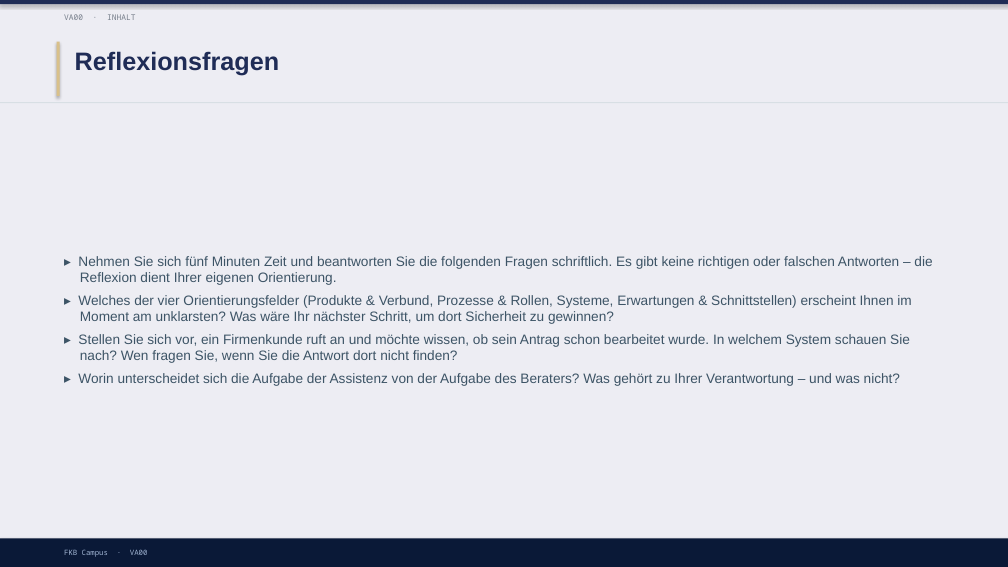
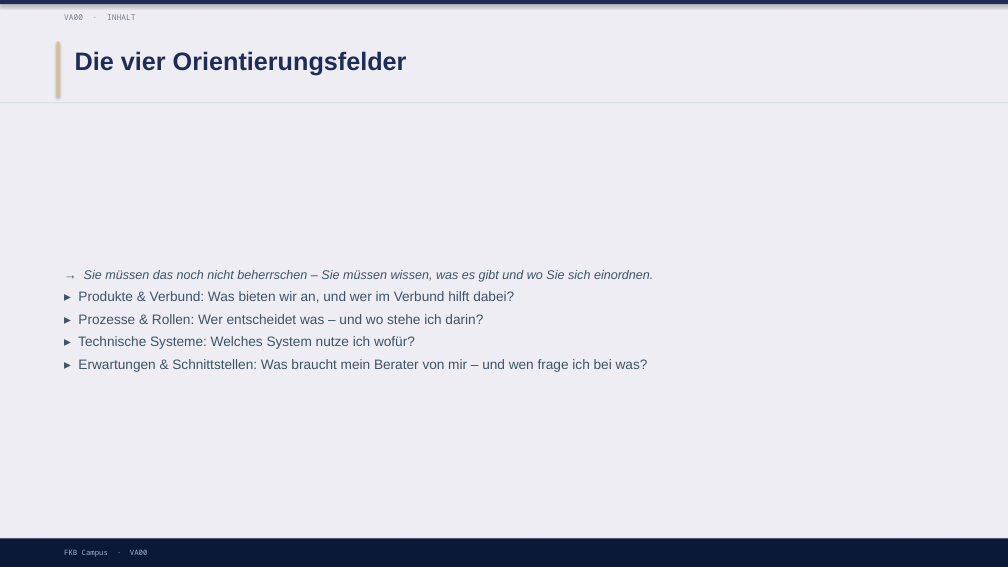
Before and after one commit to ck5rqc47pr-byte/firmenkundenakademie-online, a slide deck: slide 6 of protected-downloads/praesentation/VA00.pptx (slide 9 before the commit). Drawn at 1008x567 pixels with LibreOffice and Linux fonts; fonts in the diff are those of the drawing. Boxes give left, top, right and bottom in pixels: in the first picture for what was removed or moved away, otherwise in the second. Text is boxed around its words. In the diff, an @@ line names an element or a change of style, - is before the commit and + after.

```diff
--- a/protected-downloads/praesentation/VA00.pptx
+++ b/protected-downloads/praesentation/VA00.pptx
@@ text at (75,51,407,76): text changed @@
-Reflexionsfragen
+Die vier Orientierungsfelder
@@ text at (78,270,653,372): text changed @@
-▸ Nehmen Sie sich fünf Minuten Zeit und beantworten Sie die folgenden Fragen schriftlich. Es gibt keine richtigen oder falschen Antworten – die Reflexion dient Ihrer eigenen Orientierung.
-▸ Welches der vier Orientierungsfelder (Produkte & Verbund, Prozesse & Rollen, Systeme, Erwartungen & Schnittstellen) erscheint Ihnen im Moment am unklarsten? Was wäre Ihr nächster Schritt, um dort Sicherheit zu gewinnen?
-▸ Stellen Sie sich vor, ein Firmenkunde ruft an und möchte wissen, ob sein Antrag schon bearbeitet wurde. In welchem System schauen Sie nach? Wen fragen Sie, wenn Sie die Antwort dort nicht finden?
-▸ Worin unterscheidet sich die Aufgabe der Assistenz von der Aufgabe des Beraters? Was gehört zu Ihrer Verantwortung – und was nicht?
+→ Sie müssen das noch nicht beherrschen – Sie müssen wissen, was es gibt und wo Sie sich einordnen.
+▸ Produkte & Verbund: Was bieten wir an, und wer im Verbund hilft dabei?
+▸ Prozesse & Rollen: Wer entscheidet was – und wo stehe ich darin?
+▸ Technische Systeme: Welches System nutze ich wofür?
+▸ Erwartungen & Schnittstellen: Was braucht mein Berater von mir – und wen frage ich bei was?
```
Also in this commit, not shown: 2 other slides changed, 9 slides added, 2 slides removed, 5 other files.
